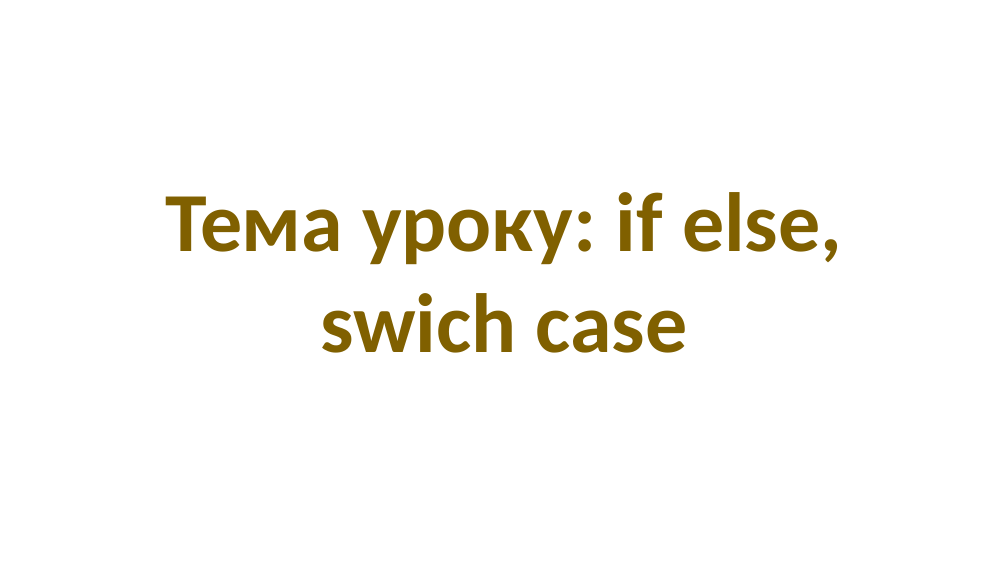
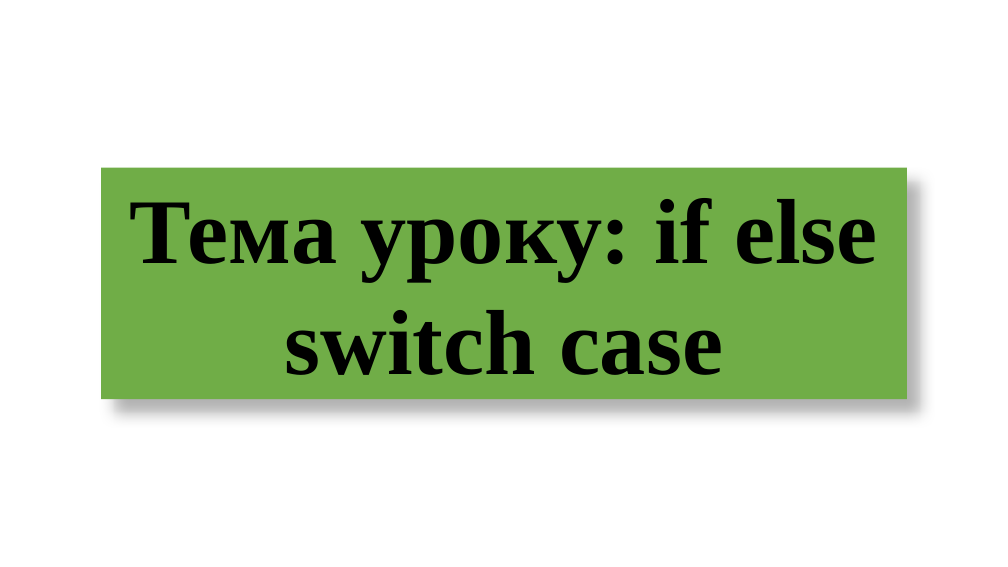
Before and after one commit to arg3ntuum/JavaCourse, a slide deck: slide 1 of Java Урок 3 ifelse switch.pptx. Drawn at 1008x567 pixels with LibreOffice and Linux fonts; fonts in the diff are those of the drawing. Boxes give left, top, right and bottom in pixels: in the first picture for what was removed or moved away, otherwise in the second. Text is boxed around its words. In the diff, an @@ line names an element or a change of style, - is before the commit and + after.

```diff
--- a/Java Урок 3 ifelse switch.pptx
+++ b/Java Урок 3 ifelse switch.pptx
@@ rectangle "Тема уроку: if else switch ...": place and size @@
-rectangle "Тема уроку: if else switch ..." at [165, 192, 842, 353]
+rectangle "Тема уроку: if else switch ..." at [101, 168, 907, 399]
@@ rectangle "Тема уроку: if else switch ..." at [101, 168, 907, 399]: fill none to #70AD47; shadow on @@
@@ text in rectangle at [130, 198, 877, 375]: text changed; size 80 to 88 pt; font Calibri to Times New Roman; text colour #806000 to #000000 @@
-Тема уроку: if else, swich case
+Тема уроку: if else switch case
```
Also in this commit, not shown: 4 other slides changed, 36 other files.
